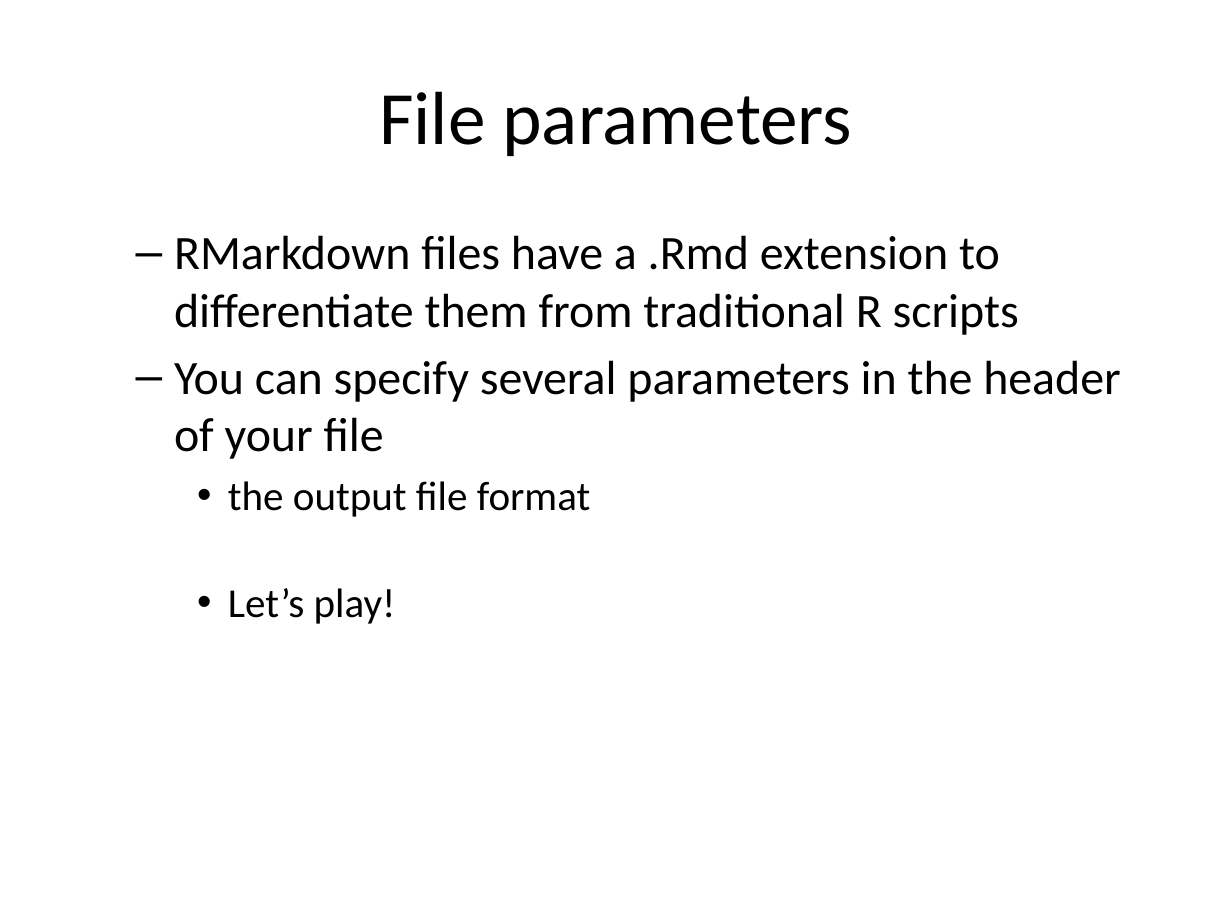
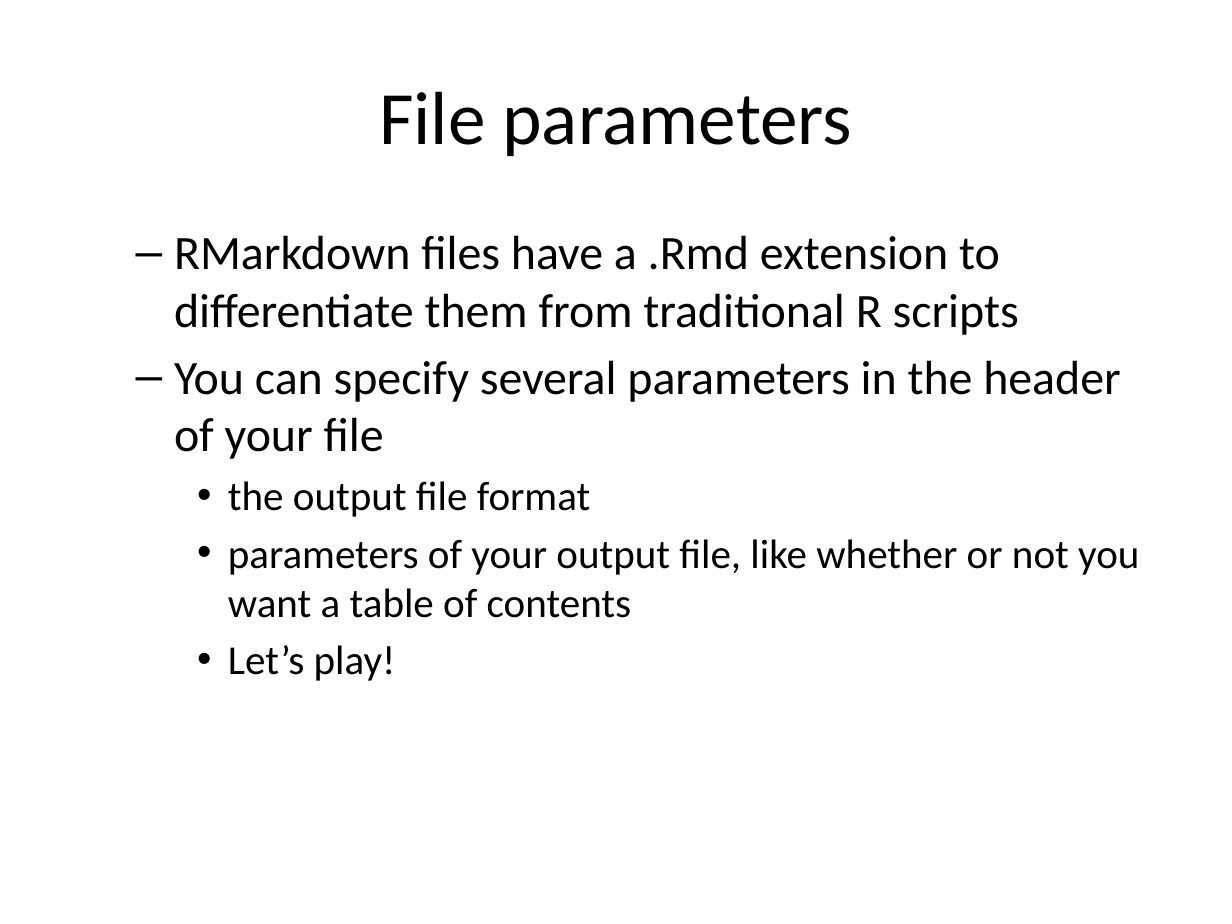
Before and after one commit to megseekosh/winter_storm, a slide deck: slide 3 of winter_storm-1-12-2021.pptx. Drawn at 1232x924 pixels with LibreOffice and Linux fonts; fonts in the diff are those of the drawing. Boxes give left, top, right and bottom in pixels: in the first picture for what was removed or moved away, otherwise in the second. Text is boxed around its words. In the diff, an @@ line names an element or a change of style, - is before the commit and + after.

```diff
--- a/winter_storm-1-12-2021.pptx
+++ b/winter_storm-1-12-2021.pptx
@@ text at box(228, 539, 1139, 618): paragraph added @@
+    • parameters of your output file, like whether or not you want a table of contents
```
Also in this commit, not shown: 2 other slides changed, 5 slides added, 4 other files.
